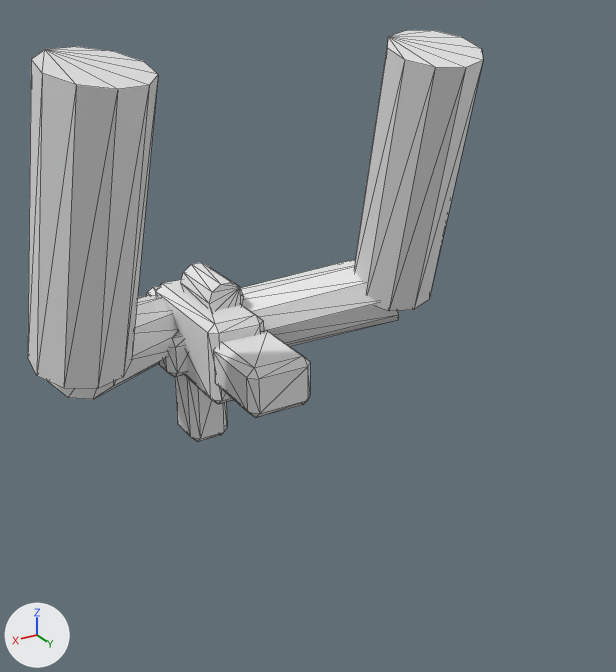
One commit to the glTF model assets/source/units/directorate/sources/infantry/kit/rifle_squad/member_3_shoulder.gltf: the scene before it, then after it.
Rendered twice from a 50 mm camera at (-0.085, 0.602, 0.279) aimed at (-0.305, 0.235, 0.096). Every picture has the same lights, and +X, +Y and +Z are marked at lower left. The picture after the commit comes second. Mesh edges are drawn as thin lines. Vertices at exactly the same position are counted once.

The older version as bpy lines, for what is in view:
```python
me_member_3_shoulder = bpy.data.meshes.new('member_3_shoulder')
me_member_3_shoulder.from_pydata(...)  # 240 vertices, 436 faces; spans x -0.431..-0.169, y 0.02..0.246, z -0.025..0.248
ob_member_3_shoulder = bpy.data.objects.new('member_3_shoulder', me_member_3_shoulder)
ob_member_3_shoulder.location = (0.0, 0.0, 0.0)
```
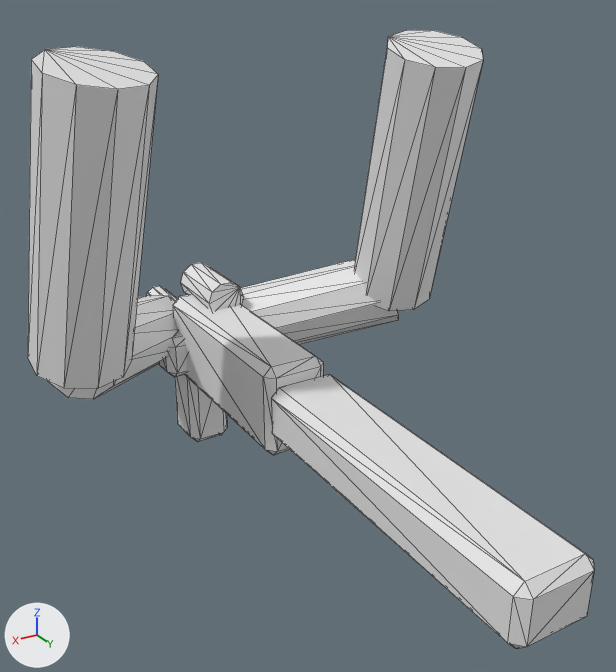
Patch to the scene script:
```diff
--- a/assets/source/units/directorate/sources/infantry/kit/rifle_squad/member_3_shoulder.gltf.py
+++ b/assets/source/units/directorate/sources/infantry/kit/rifle_squad/member_3_shoulder.gltf.py
@@ me_member_3_shoulder @@
 # used by ob_member_3_shoulder; location = (0.0, 0.0, 0.0)
-me_member_3_shoulder.from_pydata(...)  # 240 vertices, 436 faces; spans x -0.431..-0.169, y 0.02..0.246, z -0.025..0.248
+me_member_3_shoulder.from_pydata(...)  # 240 vertices, 436 faces; spans x -0.431..-0.169, y 0.02..0.43, z -0.025..0.248
+# me_member_3_shoulder part 1: all 10 vertices in x -0.309..-0.291, y 0.079, z 0.041..0.059 are moved by (0.0, 0.026, 0.0)
+# me_member_3_shoulder part 2: 12 of the vertices in x -0.315..-0.277, y 0.164..0.169, z 0.028..0.083 are moved by (0.0, 0.071, 0.0)
+# me_member_3_shoulder part 3: all 12 vertices in x -0.321..-0.279, y 0.211..0.216, z 0.04..0.072 are moved by (0.0, 0.214, 0.0)
+# other edits to the shape of me_member_3_shoulder do not show in these pictures
```

Changed parts and their boxes [x1, y1, x2, y2] in the pictures (616 x 672 px; the box of a moved part takes in the faces that stretch with it):
'member_3_shoulder', reshaped (24% wider, 50% taller): before [28, 30, 483, 442]; after [28, 30, 594, 649]
part 1 of me_member_3_shoulder, moved or reshaped (mostly hidden): before [147, 286, 159, 295]; after [147, 286, 178, 301]
part 2 of me_member_3_shoulder, moved or reshaped: before [155, 280, 263, 405]; after [173, 294, 323, 455]
part 3 of me_member_3_shoulder, moved or reshaped: before [214, 331, 310, 418]; after [271, 374, 594, 649]
